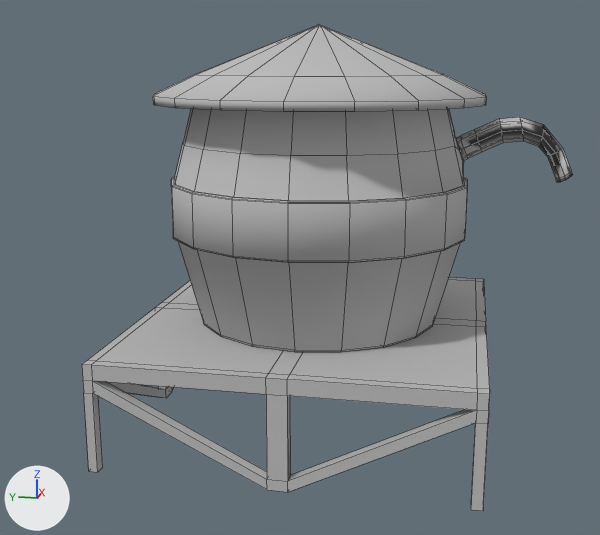
A saved change to the OBJ model Models/GhostCowboy/Tower/water tower/ghostWestern_tower_waterTower_d0.obj.
Before and after are seen from a 50 mm camera at (-41.5, -7.4, 18.1) aimed at (-0.7, 0.7, 7.9). Lighting does not change. The marker at lower left points along +X, +Y and +Z. Mesh edges are drawn as thin lines. Where no turn or scale is listed for an object, it has been applied to the vertices.

Before the edit, the objects in view are built like this:
```python
me_ghostwestern_tower_watertower_d0 = bpy.data.meshes.new('ghostWestern_tower_waterTower_d0')
me_ghostwestern_tower_watertower_d0.from_pydata(...)  # 569 vertices, 604 faces; spans x -9.3..9.4, y -12.6..8.8, z 0.0..20.0
# faces by material slot: [150, 454]
me_ghostwestern_tower_watertower_d0.materials.append(mat_watertowerbase_initialshadinggroup)  # grey #bcbcbc
me_ghostwestern_tower_watertower_d0.materials.append(mat_watertower_initialshadinggroup)  # grey #bcbcbc
ob_ghostwestern_tower_watertower_d0 = bpy.data.objects.new('ghostWestern_tower_waterTower_d0', me_ghostwestern_tower_watertower_d0)
ob_ghostwestern_tower_watertower_d0.location = (0.0, 0.0, 0.0)
```
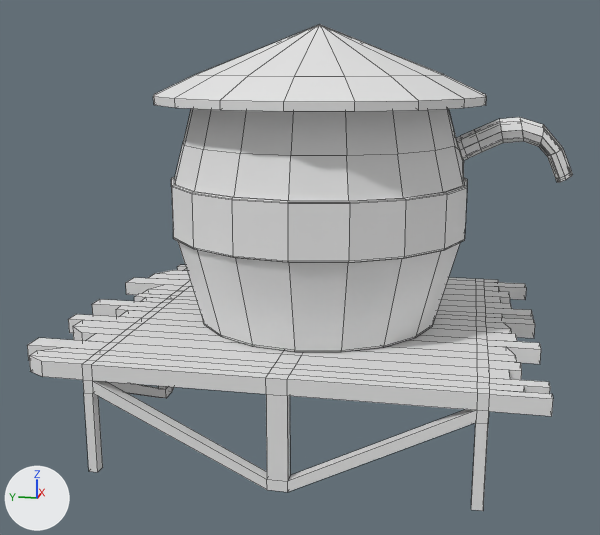
What differs and where, as boxes [x1, y1, x2, y2] in the pictures (600 x 535 px):
'ghostWestern_tower_waterTower_d0', reshaped (11% wider)
    before: [82, 24, 573, 511]
    after: [27, 24, 573, 511]
part 1 of me_ghostwestern_tower_watertower_d0, added
    after: [27, 265, 553, 416]
part 2 of me_ghostwestern_tower_watertower_d0, recoloured
    both: [82, 278, 490, 511]
part 3 of me_ghostwestern_tower_watertower_d0, recoloured
    both: [153, 24, 573, 352]

The change, as a list of edits to the scene's bpy script:
```text
Change me_ghostwestern_tower_watertower_d0:
    used by ob_ghostwestern_tower_watertower_d0; location = (0.0, 0.0, 0.0)
    remove me_ghostwestern_tower_watertower_d0.from_pydata(...)  # 569 vertices, 604 faces; spans x -9.3..9.4, y -12.6..8.8, z 0.0..20.0
    add me_ghostwestern_tower_watertower_d0.from_pydata(...)  # 895 vertices, 930 faces; spans x -9.3..9.4, y -12.6..12.5, z 0.0..20.0
    me_ghostwestern_tower_watertower_d0 part 1: 326 vertices added at x -9.3..9.4, y -11.2..12.5, z 4.5..5.2
    me_ghostwestern_tower_watertower_d0 part 2: 120 faces spanning x -9.3..9.4, y -8.8..8.8, z 0.0..5.2 switch from mat_watertowerbase_initialshadinggroup (grey #bcbcbc) to no material
    me_ghostwestern_tower_watertower_d0 part 3: 454 faces spanning x -8.1..8.3, y -12.6..8.0, z 5.3..20.0 switch from mat_watertower_initialshadinggroup (grey #bcbcbc) to no material
    me_ghostwestern_tower_watertower_d0 part 4: the surface is now shaded flat
```
